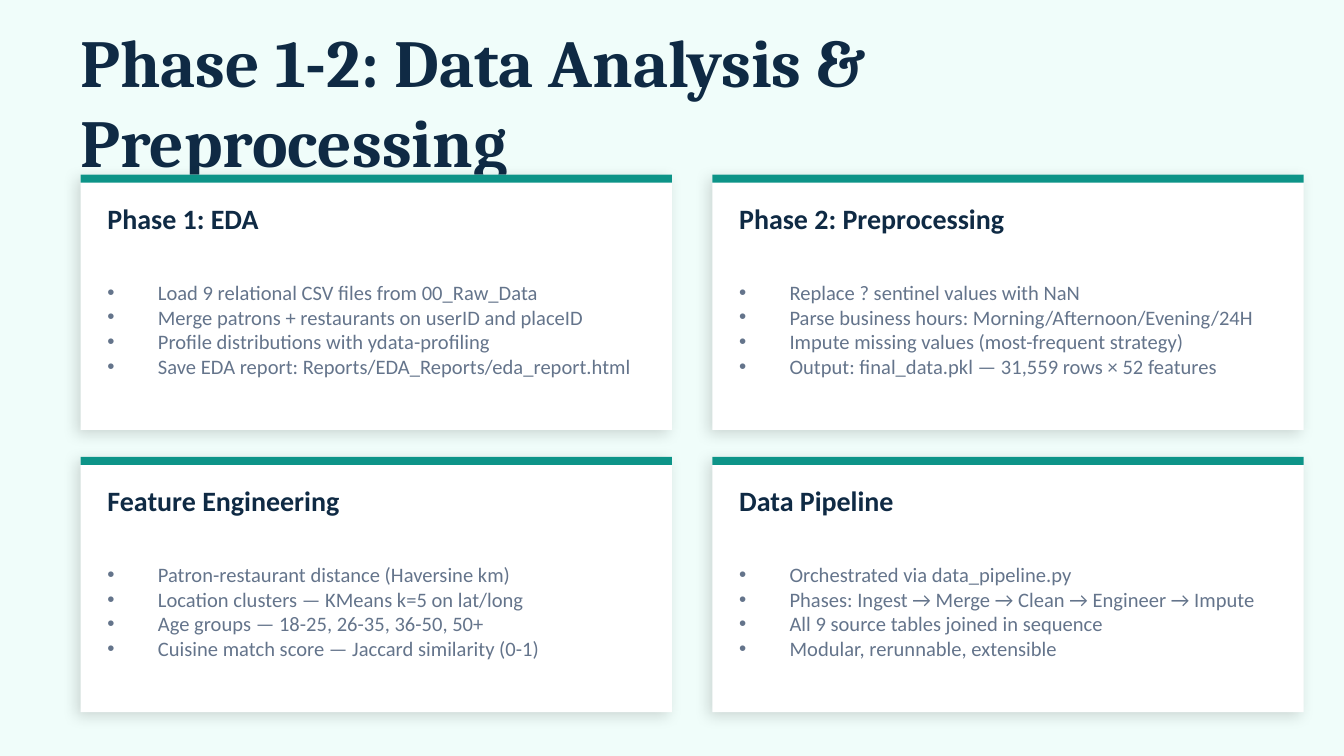
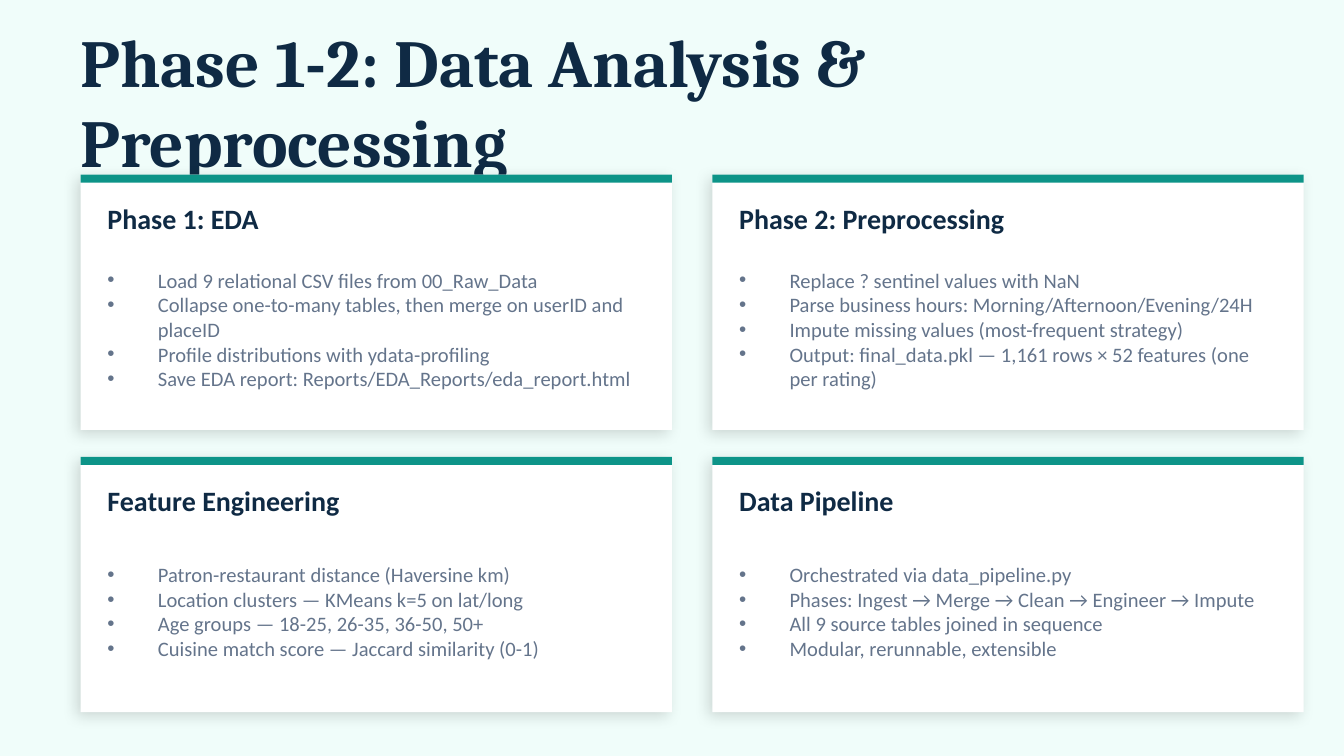
Before and after one commit to EllaN12/Causal_inference-Case_study, a slide deck: slide 4 of Causal_Inference_Case_Study.pptx. Drawn at 1344x756 pixels with LibreOffice and Linux fonts; fonts in the diff are those of the drawing. Boxes give left, top, right and bottom in pixels: in the first picture for what was removed or moved away, otherwise in the second. Text is boxed around its words. In the diff, an @@ line names an element or a change of style, - is before the commit and + after.

```diff
--- a/Causal_Inference_Case_Study.pptx
+++ b/Causal_Inference_Case_Study.pptx
@@ text at [158,298,623,341]: text changed @@
-• Merge patrons + restaurants on userID and placeID
+• Collapse one-to-many tables, then merge on userID and placeID
@@ text at [790,347,1249,390]: text changed @@
-• Output: final_data.pkl — 31,559 rows × 52 features
+• Output: final_data.pkl — 1,161 rows × 52 features (one per rating)
```
Also in this commit, not shown: 7 other slides changed, 16 other files.
